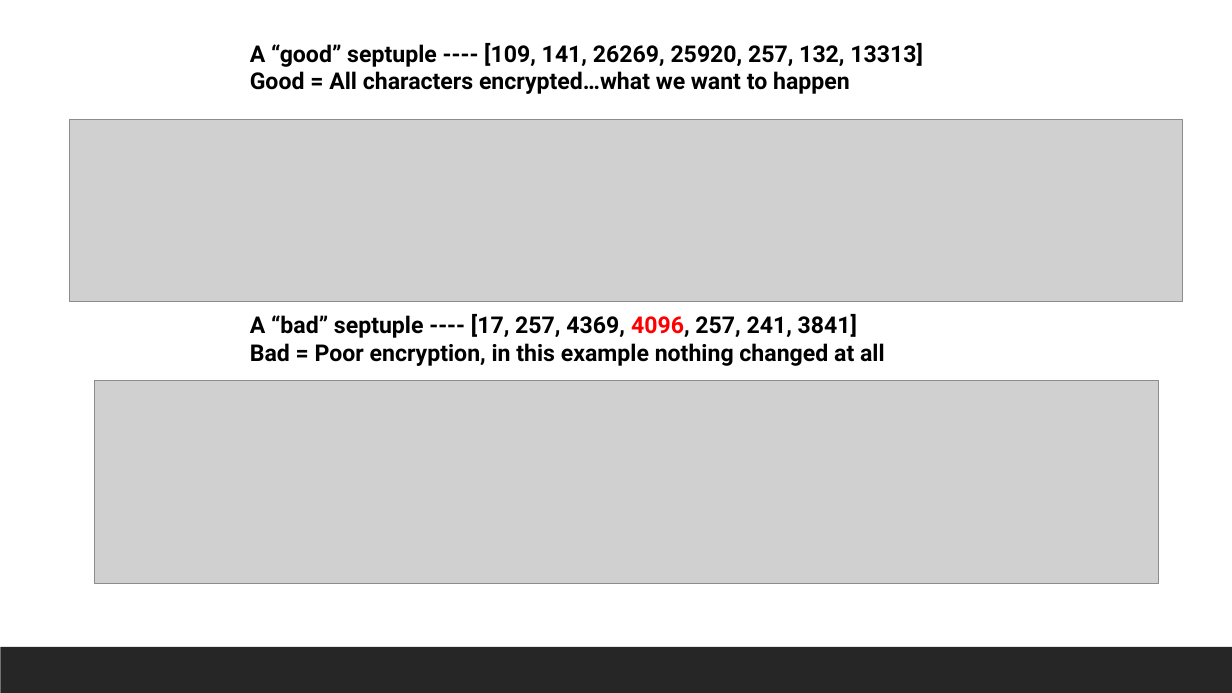
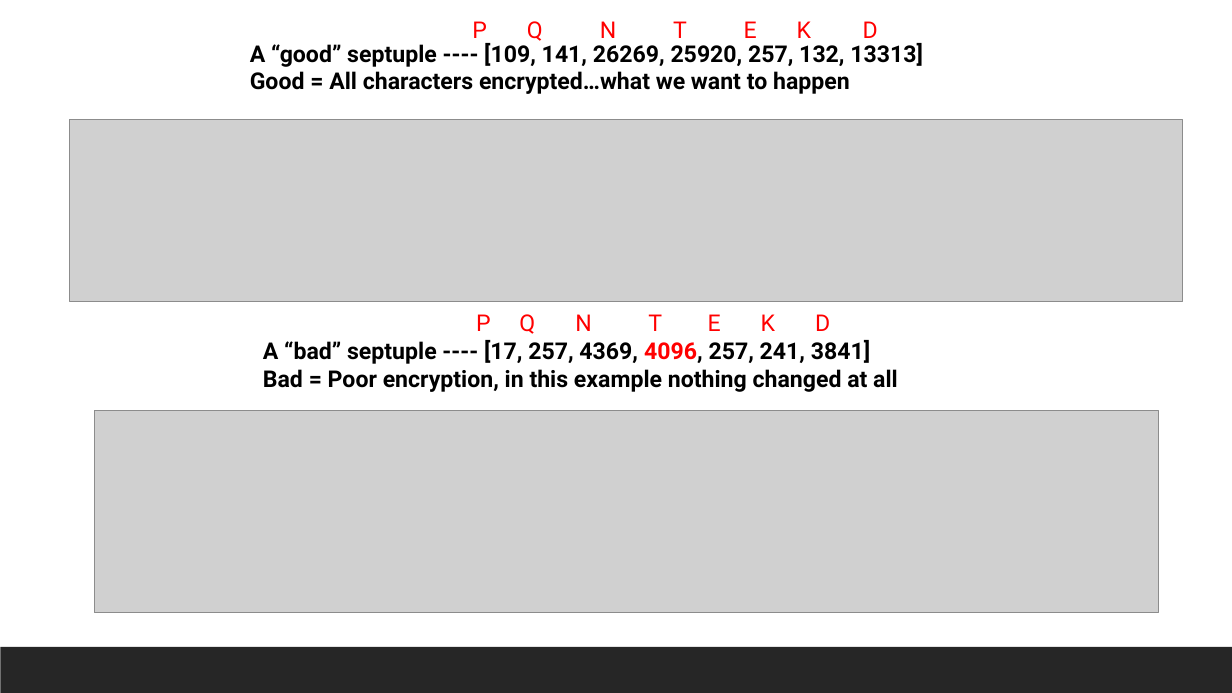
Before and after one commit to aronjschwartz/RSA_Encryption, a slide deck: slide 9 of RSA_Presentations/RSA_Research_Presentation_AronSchwartz.pptx. Drawn at 1232x693 pixels with LibreOffice and Linux fonts; fonts in the diff are those of the drawing; grey boxes stand for pictures. Boxes give left, top, right and bottom in pixels: in the first picture for what was removed or moved away, otherwise in the second. Text is boxed around its words. In the diff, an @@ line names an element or a change of style, - is before the commit and + after.

```diff
--- a/RSA_Presentations/RSA_Research_Presentation_AronSchwartz.pptx
+++ b/RSA_Presentations/RSA_Research_Presentation_AronSchwartz.pptx
@@ text added at <box>472,21,878,41</box>, 18 pt, text #FF0000 @@
+P Q N T E K D
@@ text added at <box>476,314,830,334</box>, 18 pt, text #FF0000 @@
+P Q N T E K D
@@ text "A “bad” septuple ---- [17, ...": place and size @@
-text "A “bad” septuple ---- [17, ..." at <box>250,314,885,366</box>
+text "A “bad” septuple ---- [17, ..." at <box>263,340,898,392</box>
@@ picture: place and size @@
-picture at <box>94,381,1159,583</box>
+picture at <box>94,410,1159,613</box>
```
Also in this commit, not shown: 10 other slides changed.
